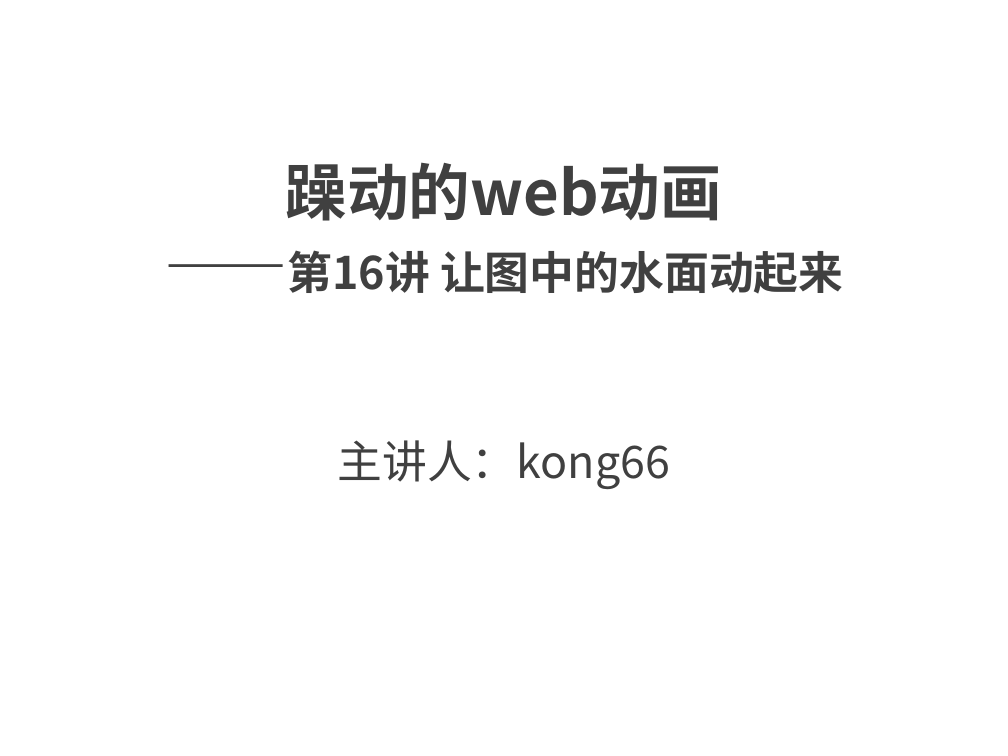
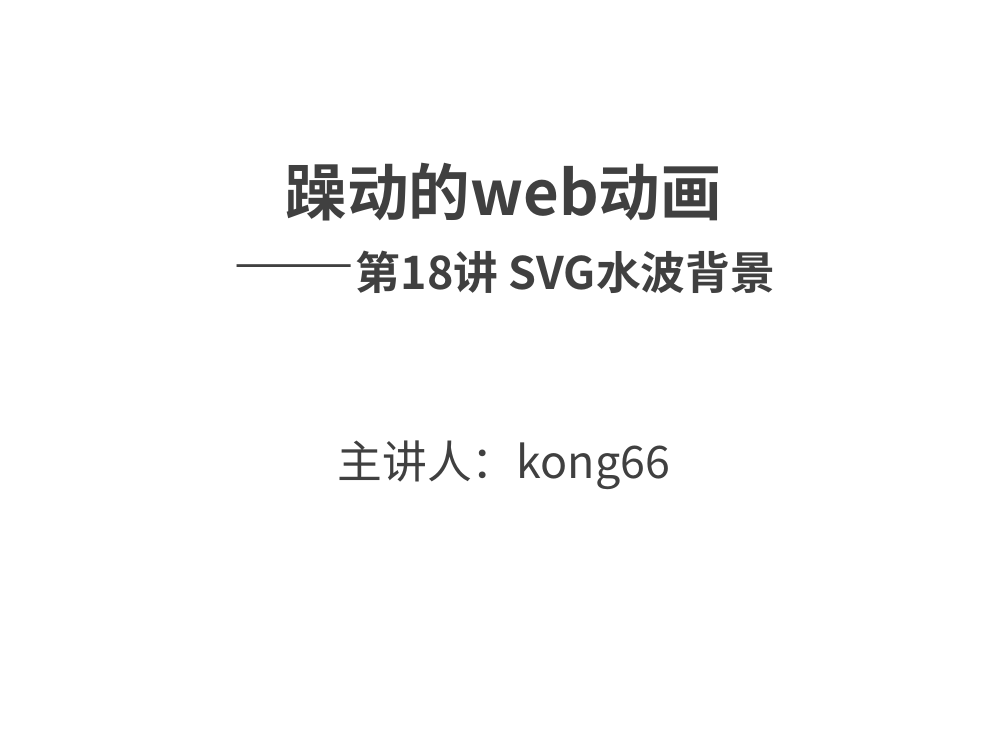
Before and after one commit to kong66/webAni, a slide deck: slide 1 of 18-svg-filter-water-wave/18.pptx. Drawn at 1008x756 pixels with LibreOffice and Linux fonts; fonts in the diff are those of the drawing. Boxes give left, top, right and bottom in pixels: in the first picture for what was removed or moved away, otherwise in the second. Text is boxed around its words. In the diff, an @@ line names an element or a change of style, - is before the commit and + after.

```diff
--- a/18-svg-filter-water-wave/18.pptx
+++ b/18-svg-filter-water-wave/18.pptx
@@ title at (286, 162, 776, 293): text changed @@
-躁动的web动画
-——第16讲 让图中的水面动起来
+躁动的web动画
+——第18讲 SVG水波背景
```
Also in this commit, not shown: 2 other slides changed, 19 slides added, 11 slides removed, 7 other files.
